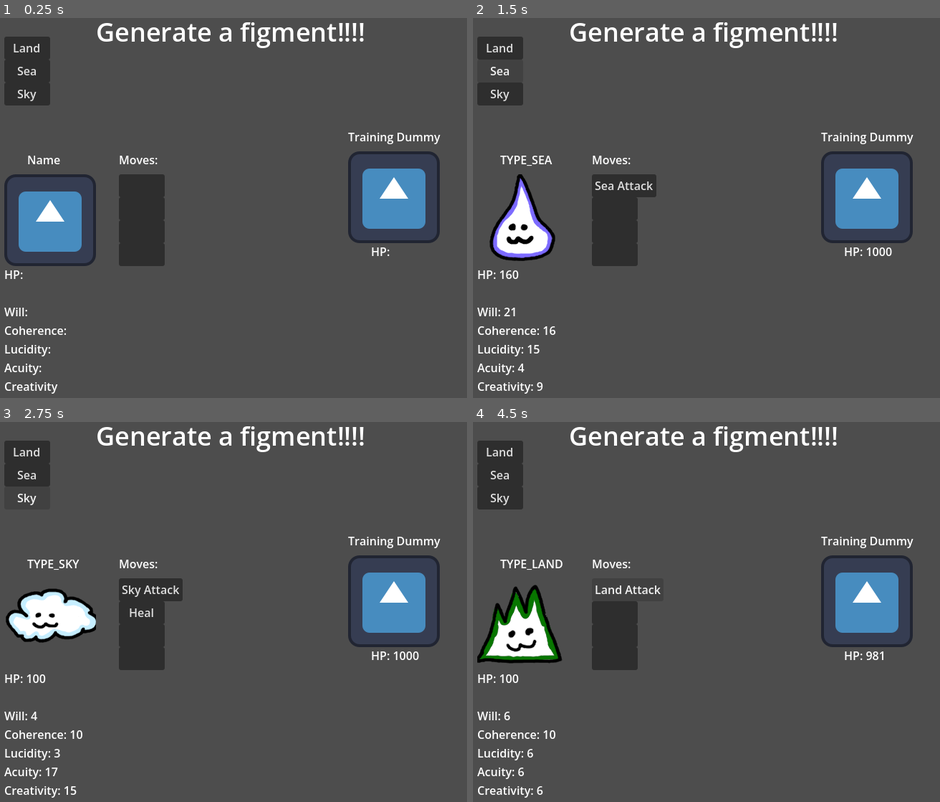
Above: before the commit, frames 1-4 (two rows, left to right).
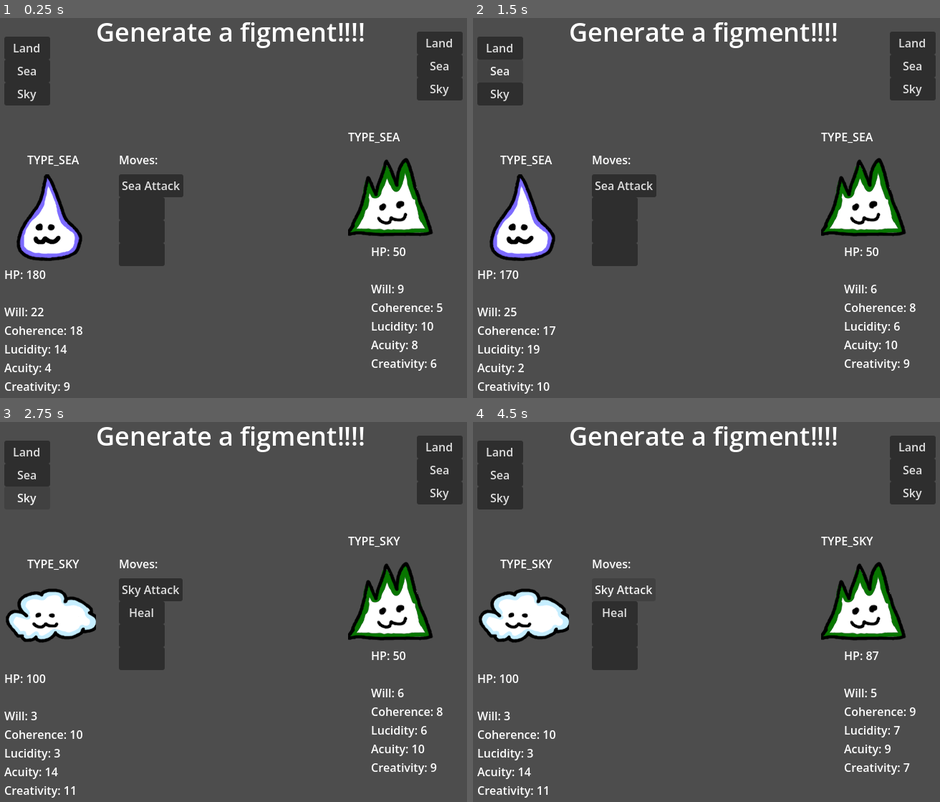
Above: after the commit, the same moments.

Repository: RubeculaBee/dream-catcher
Game: Godot game, scene res://Scenes/Rooms/figment_test.tscn
Same seed, same stepped clock (60 frames per second), same inputs: the game is played once before the commit and once after it. This scene is started directly instead of the project's main scene. The engine's default icon, where the game draws it, is replaced by a stand-in: a white triangle on a blue panel in a dark square.
Inputs:
- Up to frame 1 (0.25 s): no input
- Up to frame 2 (1.5 s): click "Land" at 0.5 s; click "Sea" at 1.25 s
- Up to frame 3 (2.75 s): click "Sky" at 2 s
- Up to frame 4 (4.5 s): click "Sky Attack" at 2.75 s; click "Land" at 3.5 s; click "Land Attack" (after the commit: "Sky Attack") at 4.25 s

The runs differ from the first frame. In frame 1, 9.3% of the frame differs, in the area x 0-100%, y 3-99%; in frame 2, 5.9%; in frame 3, 5.9%; in frame 4, 8.9%.

Commit message:
test dummy is now a selectable figment

Diff:
--- a/Scenes/Rooms/figment_test.tscn
+++ b/Scenes/Rooms/figment_test.tscn
@@ -33,6 +33,27 @@
 offset_top = 128.0
 offset_right = 128.0
 offset_bottom = 160.0
+text = "Sky"
+
+[node name="land_button2" type="Button" parent="." unique_id=1500816729]
+offset_left = 640.0
+offset_top = 57.0
+offset_right = 704.0
+offset_bottom = 89.0
+text = "Land"
+
+[node name="sea_button2" type="Button" parent="." unique_id=956299199]
+offset_left = 640.0
+offset_top = 89.0
+offset_right = 704.0
+offset_bottom = 121.0
+text = "Sea"
+
+[node name="sky_button2" type="Button" parent="." unique_id=1231376720]
+offset_left = 640.0
+offset_top = 121.0
+offset_right = 704.0
+offset_bottom = 153.0
 text = "Sky"
 
 [node name="Sprite2D" type="Sprite2D" parent="." unique_id=1575745974]
@@ -94,14 +115,14 @@
 position = Vector2(608, 288)
 texture = ExtResource("2_04ak0")
 
-[node name="Label" type="Label" parent="Training Dummy" unique_id=1197377537]
+[node name="Name" type="Label" parent="Training Dummy" unique_id=1197377537]
 offset_left = -64.0
 offset_top = -96.0
 offset_right = 65.0
 offset_bottom = -73.0
 text = "Training Dummy"
 
-[node name="HP" type="Label" parent="Training Dummy" unique_id=1510532252]
+[node name="Stats" type="Label" parent="Training Dummy" unique_id=1510532252]
 offset_left = -32.0
 offset_top = 64.0
 offset_right = 8.0
--- a/Scripts/Figments/figmentTester.gd
+++ b/Scripts/Figments/figmentTester.gd
@@ -7,9 +7,13 @@
 	$land_button.pressed.connect(_on_landButton_pressed)
 	$sea_button.pressed.connect(_on_seaButton_pressed)
 	$sky_button.pressed.connect(_on_skyButton_pressed)
+	$land_button2.pressed.connect(_on_landButton2_pressed)
+	$sea_button2.pressed.connect(_on_seaButton2_pressed)
+	$sky_button2.pressed.connect(_on_skyButton2_pressed)
 
+	figment = Figment.new("seaTest")
 	dummy = Figment.new("landTest")
-	dummy.hp = 1000
+	updateFigment()
 
 func _on_landButton_pressed():
 	print("creating land figment...")
@@ -24,6 +28,21 @@
 func _on_skyButton_pressed():
 	print("creating sky figment...")
 	figment = Figment.new("skyTest")
+	updateFigment()
+
+func _on_landButton2_pressed():
+	print("creating land figment...")
+	dummy = Figment.new("landTest")
+	updateFigment()
+
+func _on_seaButton2_pressed():
+	print("creating sea figment...")
+	dummy = Figment.new("seaTest")
+	updateFigment()
+
+func _on_skyButton2_pressed():
+	print("creating sky figment...")
+	dummy = Figment.new("skyTest")
 	updateFigment()
 
 func updateFigment():
@@ -55,7 +74,22 @@
 		else:
 			button.text = ""
 
-	$"Training Dummy/HP".text = "HP: %s" % dummy.hp
+	$"Training Dummy".texture = dummy.sprite
+	$"Training Dummy/Name".text = figment.speciesName
+	$"Training Dummy/Stats".text = "HP: %s
+
+	Will: %s
+	Coherence: %s
+	Lucidity: %s
+	Acuity: %s
+	Creativity: %s" % [
+		dummy.hp,
+		dummy.stats.will.value,
+		dummy.stats.coherence.value,
+		dummy.stats.lucidity.value,
+		dummy.stats.acuity.value,
+		dummy.stats.creativity.value,
+	]
 
 func move(i: int):
 	if i < figment.moves.size():
